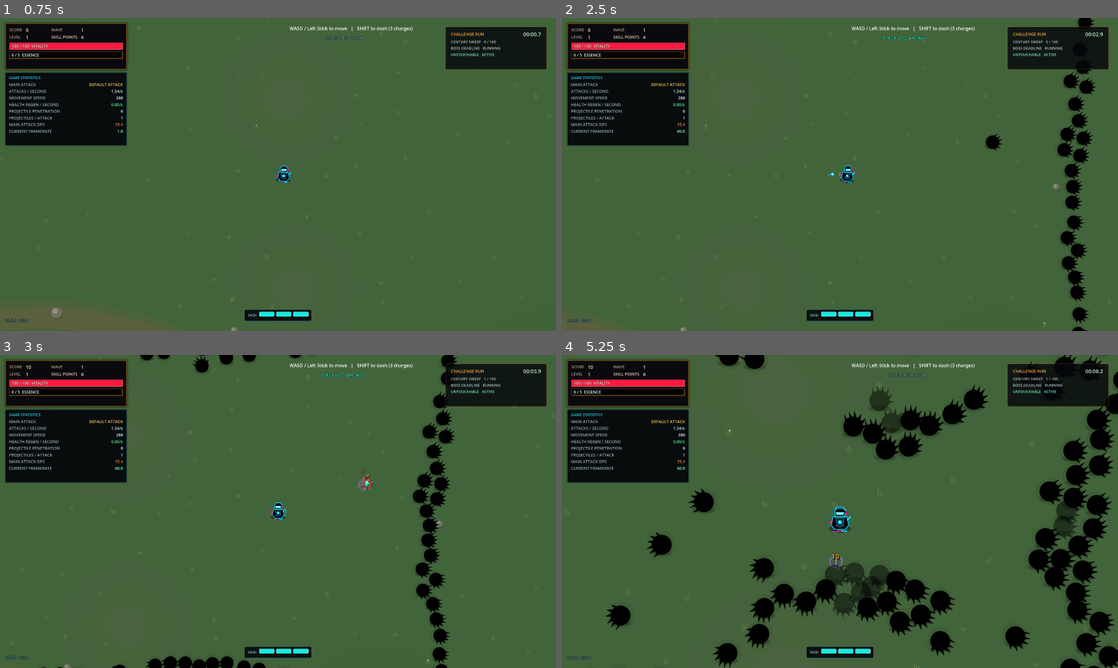
Above: before the commit, frames 1-4 (two rows, left to right).
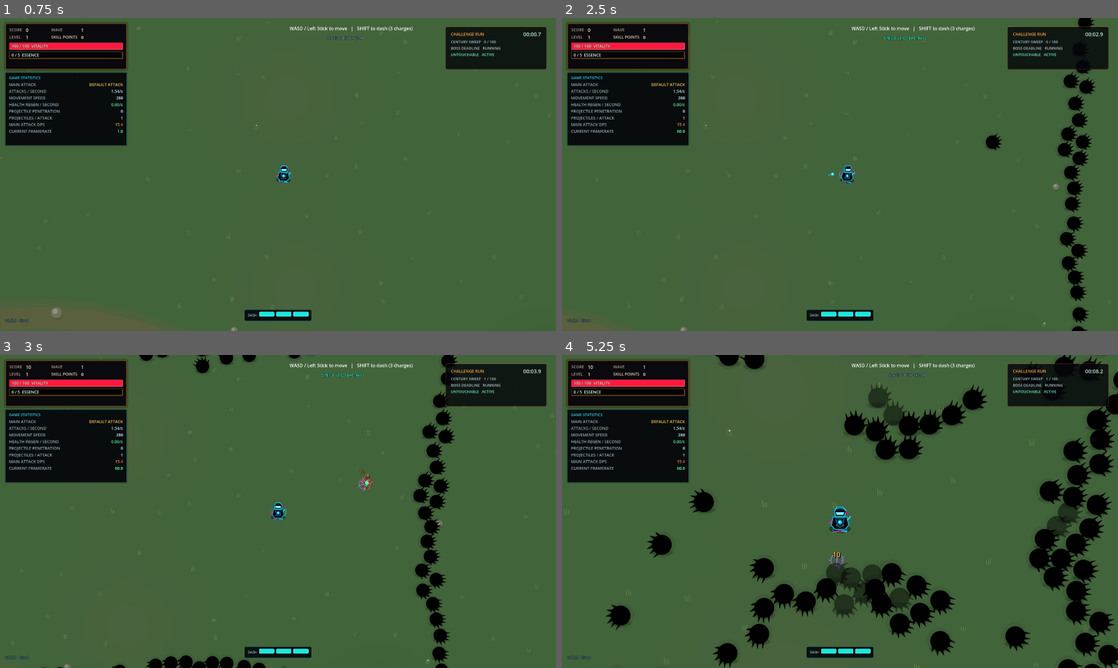
Above: after the commit, the same moments.

Repository: Quest79/GodotVSCodex
Game: Godot game, scene res://scenes/main/game.tscn
Two runs of this game, one before a commit and one after it. Both use one fixed random seed, a clock stepped at 60 frames per second and the inputs below.
Inputs (mouse positions are in pixels of both pictures, inside the frame that each line leads up to):
- Up to frame 1 (0.75 s): tap Enter at 0.5 s; move the mouse to (400, 158) at 0.52 s; hold D (move_right) from 0.53 s (still down); hold Z (cycle_camera_zoom) from 0.53 s (still down); click (400, 158) at 0.67 s
- Up to frame 2 (2.5 s): release D (move_right) at 1.25 s; release Z (cycle_camera_zoom) at 1.25 s; drag from (728, 190) to (851, 174) at 1.27 s; move the mouse to (895, 105) at 2.02 s; hold D (move_right) from 2.03 s (still down); hold Space (toggle_game_speed) from 2.03 s (still down)
- Up to frame 3 (3 s): release D (move_right) at 2.75 s; release Space (toggle_game_speed) at 2.75 s; drag from (250, 574) to (111, 464) at 2.77 s
- Up to frame 4 (5.25 s): move the mouse to (1006, 558) at 3.52 s; hold A (move_left) 3.53-4.25 s; hold Z (cycle_camera_zoom) 3.53-4.25 s; drag from (673, 464) to (823, 511) at 4.27 s; move the mouse to (867, 511) at 5.02 s; hold S (move_down) from 5.03 s (still down); hold Space (toggle_game_speed) from 5.03 s (still down); click (867, 511) at 5.17 s

Frame 1 is identical in both runs. In frame 2, 0.5% of the frame differs, in the area x 89-96%, y 16-100%; in frame 3, 0.6%; in frame 4, 3.3%, in the area x 33-100%, y 0-100%.
Error after the commit: Invalid assignment of property or key 'text' with value of type 'String' on a base object of type 'null instance'. (res://scenes/ui/hud.gd:49)

Commit message:
0.5.0 dev.1: restore GPU effects and add performance telemetry

Diff:
--- a/scenes/ui/hud.gd
+++ b/scenes/ui/hud.gd
@@ -16,6 +16,10 @@
 @onready var projectile_count_label: Label = %ProjectileCountLabel
 @onready var main_attack_dps_label: Label = %MainAttackDPSLabel
 @onready var fps_label: Label = %FPSLabel
+@onready var frame_cpu_label: Label = %FrameCPULabel
+@onready var physics_cpu_label: Label = %PhysicsCPULabel
+@onready var draw_calls_label: Label = %DrawCallsLabel
+@onready var node_count_label: Label = %NodeCountLabel
 @onready var death_panel: Control = %DeathPanel
 @onready var pause_indicator: Label = %PauseIndicator
 @onready var dash_indicators: Array[ProgressBar] = [%DashIndicator1, %DashIndicator2, %DashIndicator3]
@@ -42,6 +46,10 @@
 		return
 	fps_refresh_elapsed = 0.0
 	fps_label.text = str(Engine.get_frames_per_second())
+	frame_cpu_label.text = "%.2f ms" % (Performance.get_monitor(Performance.TIME_PROCESS) * 1000.0)
+	physics_cpu_label.text = "%.2f ms" % (Performance.get_monitor(Performance.TIME_PHYSICS_PROCESS) * 1000.0)
+	draw_calls_label.text = str(roundi(Performance.get_monitor(Performance.RENDER_TOTAL_DRAW_CALLS_IN_FRAME)))
+	node_count_label.text = str(roundi(Performance.get_monitor(Performance.OBJECT_NODE_COUNT)))
 
 func _sync_health() -> void:
 	var player := get_tree().get_first_node_in_group("player") as Player
